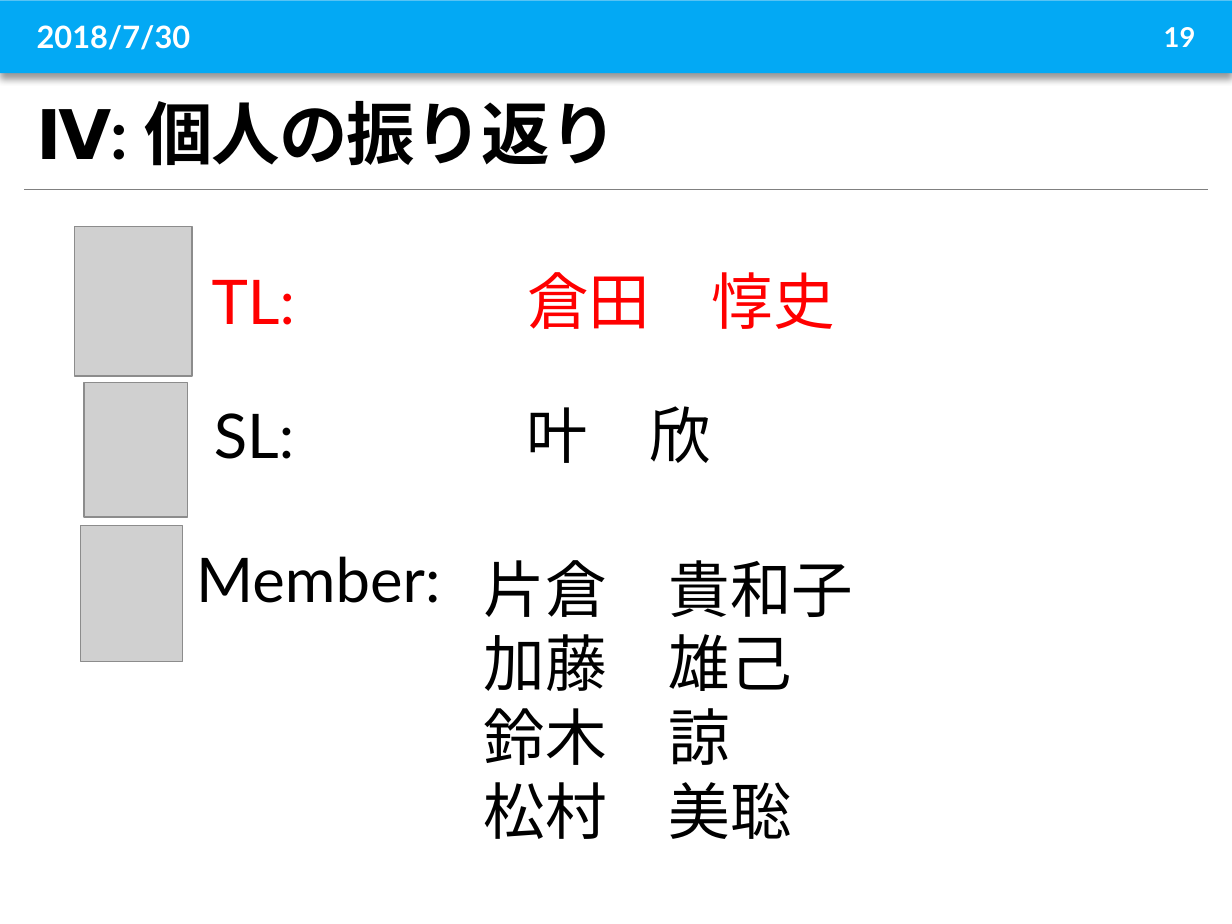
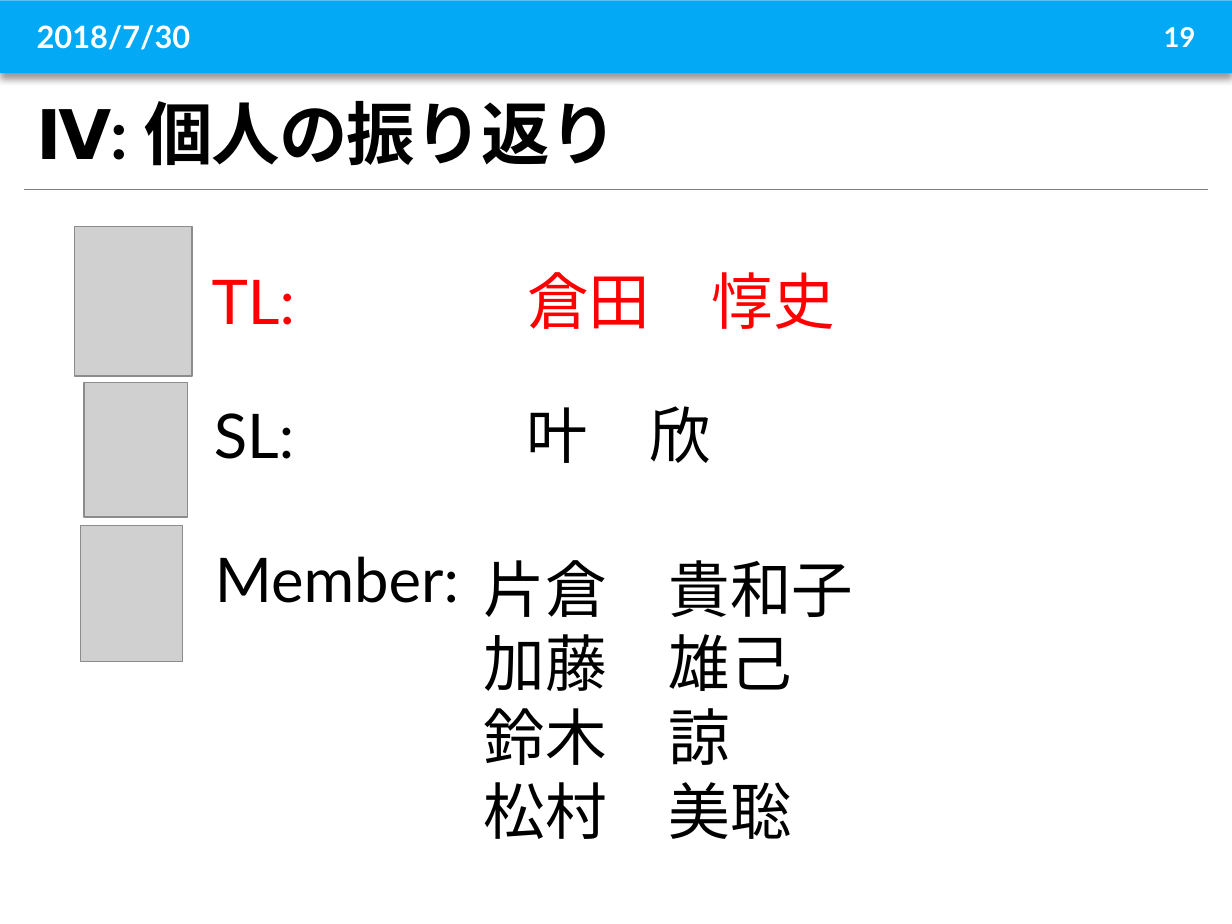
Before and after one commit to sheenyx826/hangman-, a slide deck: slide 19 of グループQ_BlackPepper発表用_yo_0729.pptx. Drawn at 1232x924 pixels with LibreOffice and Linux fonts; fonts in the diff are those of the drawing; grey boxes stand for pictures. Boxes give left, top, right and bottom in pixels: in the first picture for what was removed or moved away, otherwise in the second. Text is boxed around its words. In the diff, an @@ line names an element or a change of style, - is before the commit and + after.

```diff
--- a/グループQ_BlackPepper発表用_yo_0729.pptx
+++ b/グループQ_BlackPepper発表用_yo_0729.pptx
@@ text "Member:": place and size @@
-text "Member:" at box(196, 556, 440, 603)
+text "Member:" at box(215, 556, 459, 603)
```
Also in this commit, not shown: 7 other slides changed.
